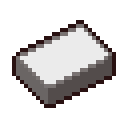
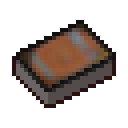
Layers edited between the first and the second w=128, h=128 image:
added layer "Layer 24" above "Layer 23" over [12, 20, 116, 92]
hid "Layer 23" over [20, 28, 108, 84]
